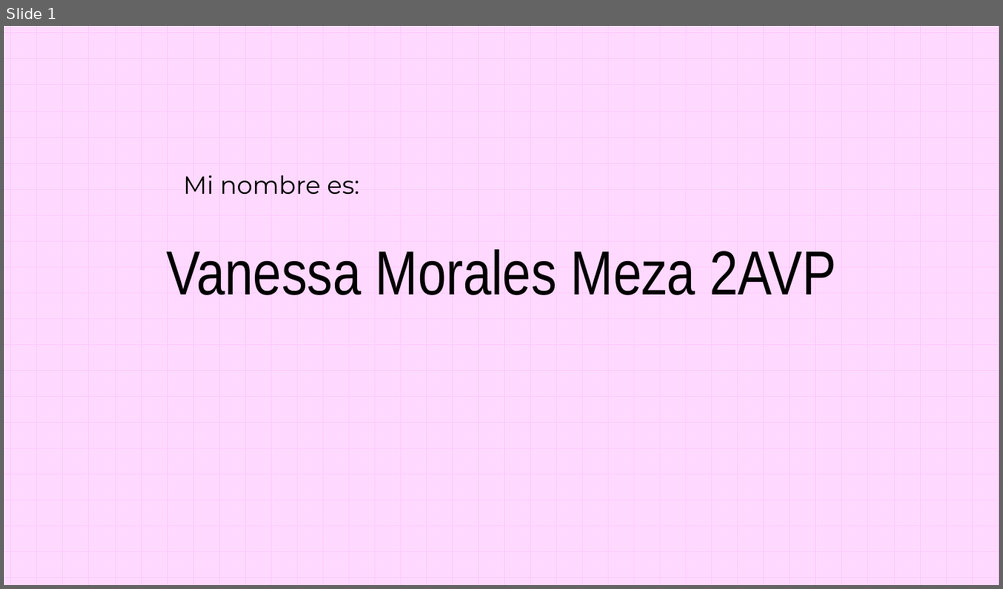
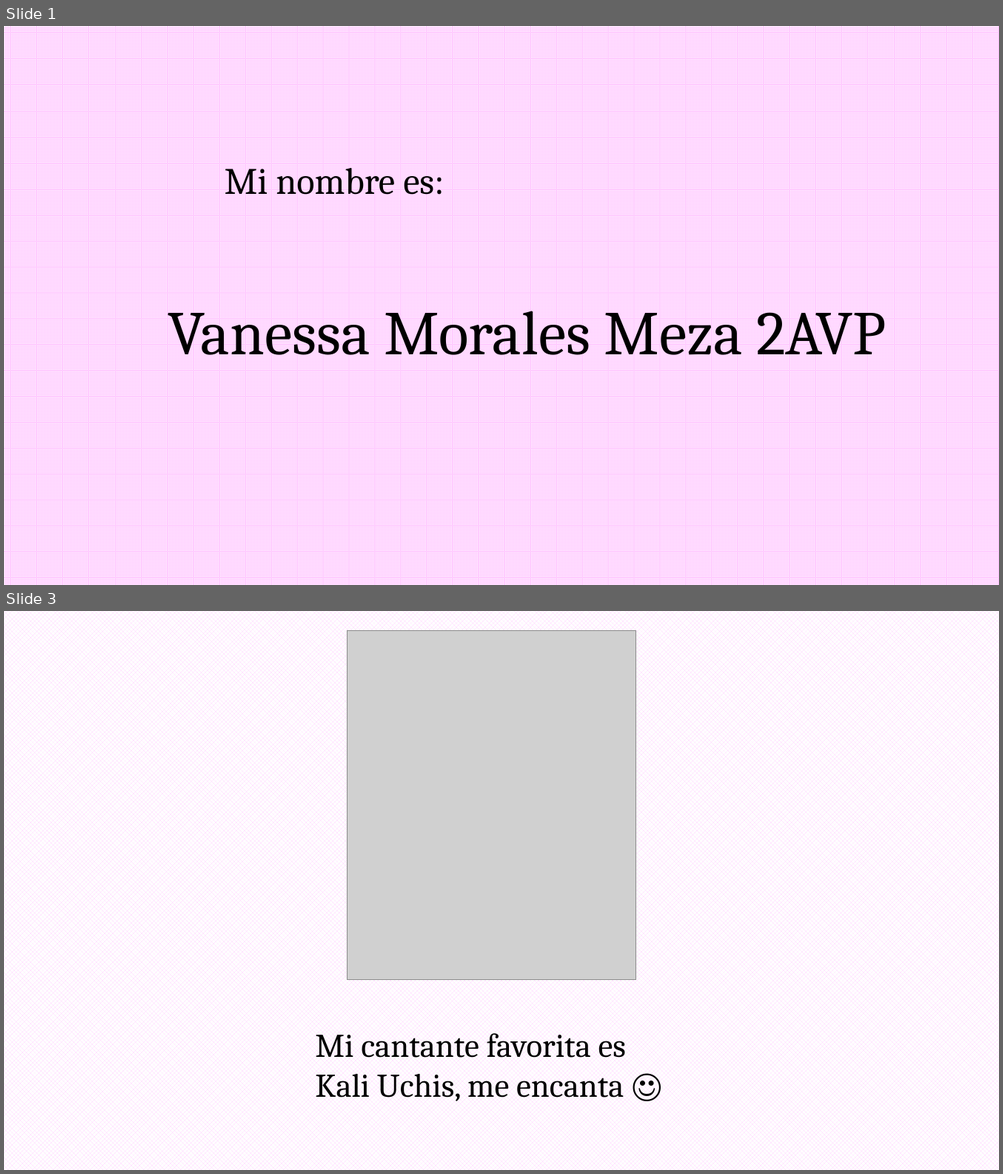
Before and after one commit to vanessavl7/culturadigital2, a slide deck: parcial 1/Practica 2.pptx. Shown one above the other, each under a label of ours: slide 1 before the commit, slides 1 and 3 after it; the slides between them are not shown. The pictures are 1003x589 and 1003x1174 pixels, drawn with LibreOffice and Linux fonts; fonts in the diff are those of the drawing; grey boxes stand for pictures. Boxes give left, top, right and bottom in pixels: in the first picture for what was removed or moved away, otherwise in the second. Text is boxed around its words. In the diff, an @@ line names an element or a change of style, - is before the commit and + after.

```diff
--- a/parcial 1/Practica 2.pptx
+++ b/parcial 1/Practica 2.pptx
@@ slide 3 added at [4,611,999,1170], background pattern #FFCCFF on #FFFFFF @@
@@ picture added at [347,630,636,980] @@
@@ text added at [315,1034,626,1102], 32 pt, text #000000 @@
+Mi cantante favorita es Kali Uchis, me encanta ☺
@@ slide 1 changed as well @@
@@ subtitle "Mi nombre es:": place and size @@
-subtitle "Mi nombre es:" at [183,170,359,200]
+subtitle "Mi nombre es:" at [225,159,444,201]
@@ subtitle "Mi nombre es:" at [225,159,444,201]: size 24 to 36 pt, font Montserrat to Cambria @@
@@ title "Vanessa Morales Meza 2AVP": place and size @@
-title "Vanessa Morales Meza 2AVP" at [166,245,836,305]
+title "Vanessa Morales Meza 2AVP" at [168,298,885,369]
@@ title "Vanessa Morales Meza 2AVP" at [168,298,885,369]: font Arial Narrow to Cambria @@
```
Also in this commit, not shown: 1 other slide added.
